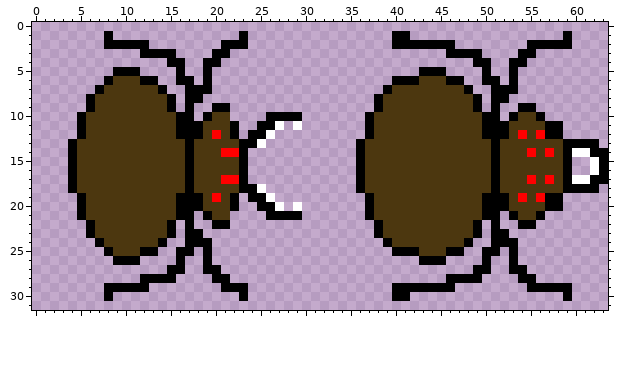
Pixel-art sprite, stored at Assets/Resources/Sprites/Enemies/spider_melee.png. That is the earlier state.
The file is 64x32 pixels.
Now the later version:
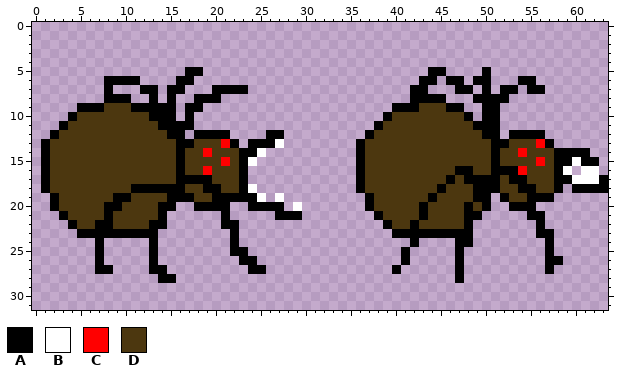
Palette (. is transparent): A #000000  B #ffffff  C #ff0000  D #4c370f
Edits made:
y 1: x 8 A -> .; x 23 A -> .; x 40..41 AA -> ..; x 59 A -> .
y 2: x 8..12 AAAAA -> .....; x 21..23 AAA -> ...; x 40..46 AAAAAAA -> .......; x 55..59 AAAAA -> .....
y 3: x 12..15 AAAA -> ....; x 20..21 AA -> ..; x 46..49 AAAA -> ....; x 54..55 AA -> ..
y 4: x 15..16 AA -> ..; x 19..20 AA -> ..; x 49..50 AA -> ..; x 53..54 AA -> ..
y 5: x 9..11 AAA -> ...; x 16..19 A..A -> .AA.; x 43 A -> .; x 53 A -> .
y 6: x 9..13 DDDAA -> AAA..; x 19 A -> .; x 40..45 AAADDD -> ...AA.; x 49 . -> A; x 51 A -> .; x 53..55 A.. -> .AA
y 7: x 7..23 ADDDDDDA..AAA.... -> .A...AA.AA...AAAA; x 39..47 ADDDDDDDD -> ...AA...A; x 50..51 .A -> A.; x 55..56 .. -> AA
y 8: x 6..14 ADDDDDDDD -> ..AAA..A.; x 17 A -> .; x 19..20 .. -> AA; x 38..48 ADDDDDDDDDD -> ....AAAA...; x 50 . -> A
y 9: x 5 . -> A; x 7 D -> A; x 11..14 DDDD -> AAAA; x 18 . -> A; x 20..21 AA -> ..; x 38..42 ADDDD -> ..AAA; x 46..50 DDDA. -> AA..A; x 54..55 AA -> ..
y 10: x 4..5 .A -> AD; x 13..16 DDDA -> AAA.; x 19..21 ADD -> ...; x 26..29 AAAA -> ....; x 37..39 ADD -> ..A; x 48..49 DD -> A.; x 53..56 ADDA -> ....
y 11: x 3..5 ..A -> ADD; x 14..15 DD -> AA; x 18..22 ADDDA -> .....; x 25..27 AAB -> ...; x 29 B -> .; x 37..38 AD -> .A; x 49 D -> A; x 52..58 ADDDDAA -> .......
y 12: x 2..5 ...A -> ADDD; x 15 D -> A; x 17 A -> .; x 19..22 DCDA -> AAA.; x 24..27 AAB. -> ..AA; x 52..58 ADCDCAA -> .AAAA..
y 13: x 1..4 ...A -> ADDD; x 16 D -> A; x 21..23 DDA -> CA.; x 25..27 B.. -> AAB; x 52 D -> A; x 56..62 DDDAAAA -> CA.....
y 14: x 1..4 ...A -> ADDD; x 16..17 DA -> AD; x 19 D -> C; x 21..22 CC -> DD; x 24..25 .. -> AB; x 54..55 DC -> CD; x 57..58 CD -> DA; x 60..63 BBAA -> AA..
y 15: x 1..4 ...A -> ADDD; x 16..17 DA -> AD; x 21 D -> C; x 24 . -> B; x 56 D -> C; x 58 D -> A; x 60..63 ..BA -> BAA.
y 16: x 1..4 ...A -> ADDD; x 16..17 DA -> AD; x 19 D -> C; x 47..48 DD -> AA; x 52..54 DDD -> AAC; x 58..59 DA -> AB; x 61 . -> B; x 63 A -> .
y 17: x 1..4 ...A -> ADDD; x 16 D -> A; x 18..19 DD -> AA; x 21..22 CC -> DD; x 46 D -> A; x 48..50 DDD -> AAA; x 53..55 DDC -> AAD; x 57..58 CD -> DA; x 62 A -> B
y 18: x 1..4 ...A -> ADDD; x 11..17 DDDDDDA -> AAAAAAD; x 19..20 DD -> AA; x 24..25 AB -> B.; x 45 D -> A; x 49..50 DD -> AA; x 54..55 DD -> AA; x 58..59 DA -> A.; x 63 . -> A
y 19: x 2..5 ...A -> ADDD; x 9..10 DD -> AA; x 15 D -> A; x 18 A -> D; x 20..21 CD -> AA; x 23 . -> A; x 25..27 AB. -> B.B; x 44 D -> A; x 49 D -> A; x 51 A -> .; x 54..56 CDC -> DAA; x 58 A -> .
y 20: x 2..5 ...A -> ADDD; x 8..9 DD -> AA; x 14..17 DDAA -> AA..; x 19..22 DDDA -> AAA.; x 24 . -> A; x 27 B -> A; x 43 D -> A; x 48 D -> A; x 51..58 AADDDDAA -> ..AAA...
y 21: x 3..5 ..A -> ADD; x 8 D -> A; x 14..17 DDAA -> A...; x 19..21 ADD -> ..A; x 26 A -> .; x 37..38 AD -> .A; x 43 D -> A; x 48..51 DDAA -> AA..; x 53..55 ADD -> ..A
y 22: x 4..8 ..ADD -> ADDAA; x 13..15 DDA -> AA.; x 17 A -> .; x 20 A -> .; x 22 . -> A; x 38..39 AD -> .A; x 42 D -> A; x 48..49 DA -> A.; x 51 A -> .; x 54..56 AA. -> ..A
y 23: x 5 . -> A; x 7..15 DDDDDDDDA -> AAAAAAA..; x 17..18 AA -> ..; x 22 . -> A; x 38..49 ADDDDDDDDDDA -> ..AAAAAAAAA.; x 51..52 AA -> ..; x 56..57 .. -> AA
y 24: x 8..14 DDDDDDA -> .....A.; x 17..19 AAA -> ...; x 22 . -> A; x 39..47 ADDDDDDDD -> ...A....A; x 51..53 AAA -> ...; x 57 . -> A
y 25: x 7..12 .ADDDA -> A.....; x 16..17 AA -> ..; x 19 A -> .; x 22..23 .. -> AA; x 40 A -> .; x 42..46 ADDDA -> .....; x 50..51 AA -> ..; x 53 A -> .; x 57 . -> A
y 26: x 7 . -> A; x 9..11 AAA -> ...; x 13 . -> A; x 16 A -> .; x 19 A -> .; x 23..24 .. -> AA; x 41 . -> A; x 43..45 AAA -> ...; x 47 . -> A; x 50 A -> .; x 53 A -> .; x 57..58 .. -> AA
y 27: x 7..8 .. -> AA; x 13..16 ..AA -> AA..; x 19..20 AA -> ..; x 24..25 .. -> AA; x 40 . -> A; x 47 . -> A; x 49..50 AA -> ..; x 53..54 AA -> ..; x 57 . -> A
y 28: x 12..13 AA -> ..; x 20..21 AA -> ..; x 46 A -> .; x 48..49 AA -> ..; x 54..55 AA -> ..
y 29: x 8..12 AAAAA -> .....; x 21..23 AAA -> ...; x 40..46 AAAAAAA -> .......; x 55..59 AAAAA -> .....
y 30: x 8 A -> .; x 23 A -> .; x 40..41 AA -> ..; x 59 A -> .
Changed places in both pictures, as pixel boxes (x1, y1, x2, y2):
changed: (41, 31, 302, 301)
changed: (365, 31, 608, 301)
